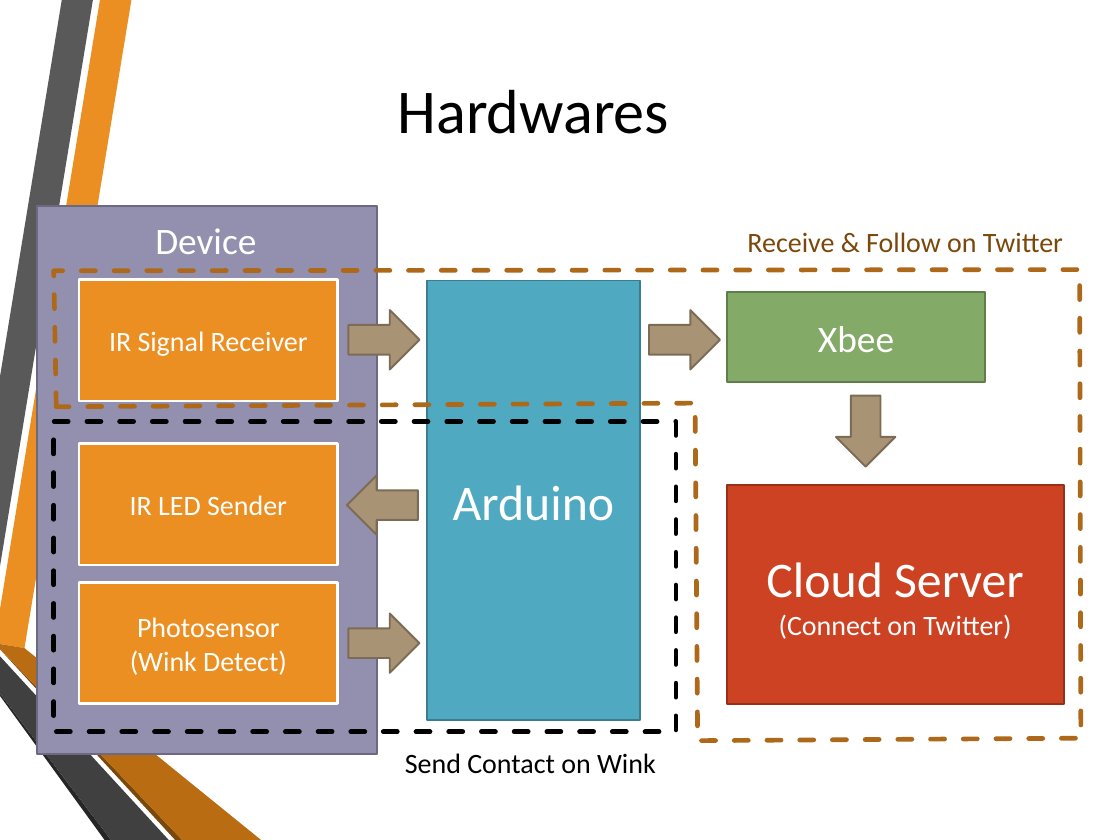
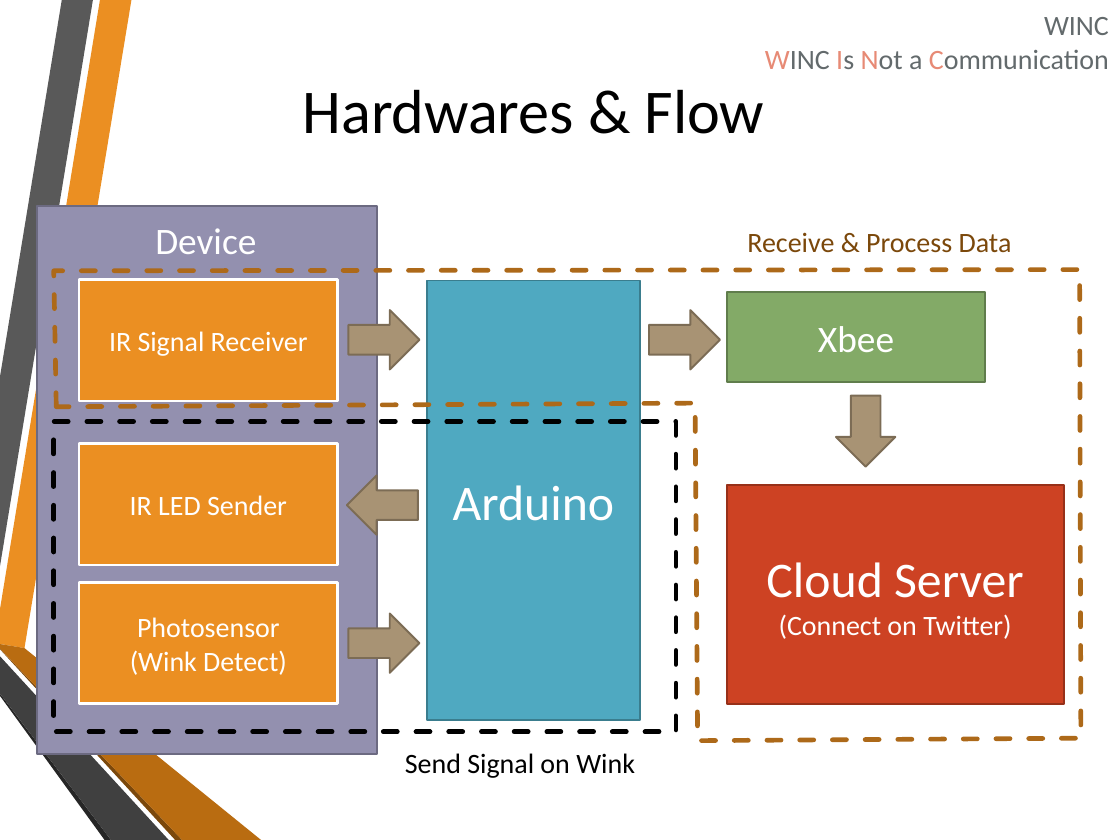
Before and after one commit to onishy/Oshiriai, a slide deck: slide 3 of Presentation/winkie（仮称）.pptx. Drawn at 1120x840 pixels with LibreOffice and Linux fonts; fonts in the diff are those of the drawing; background and template pictures are left out. Boxes give left, top, right and bottom in pixels: in the first picture for what was removed or moved away, otherwise in the second. Text is boxed around its words. In the diff, an @@ line names an element or a change of style, - is before the commit and + after.

```diff
--- a/Presentation/winkie（仮称）.pptx
+++ b/Presentation/winkie（仮称）.pptx
@@ text added at (765,17,1109,69), 18 pt, text #636A6C @@
+WINC
+WINC Is Not a Communication
@@ title at (303,89,765,134): text changed @@
-Hardwares
+Hardwares & Flow
@@ text at (747,232,1012,253): text changed @@
-Receive & Follow on Twitter
+Receive & Process Data
@@ text at (405,753,635,778): text changed @@
-Send Contact on Wink
+Send Signal on Wink
```
Also in this commit, not shown: 3 other slides changed, 2 slides added, 2 slides removed.
